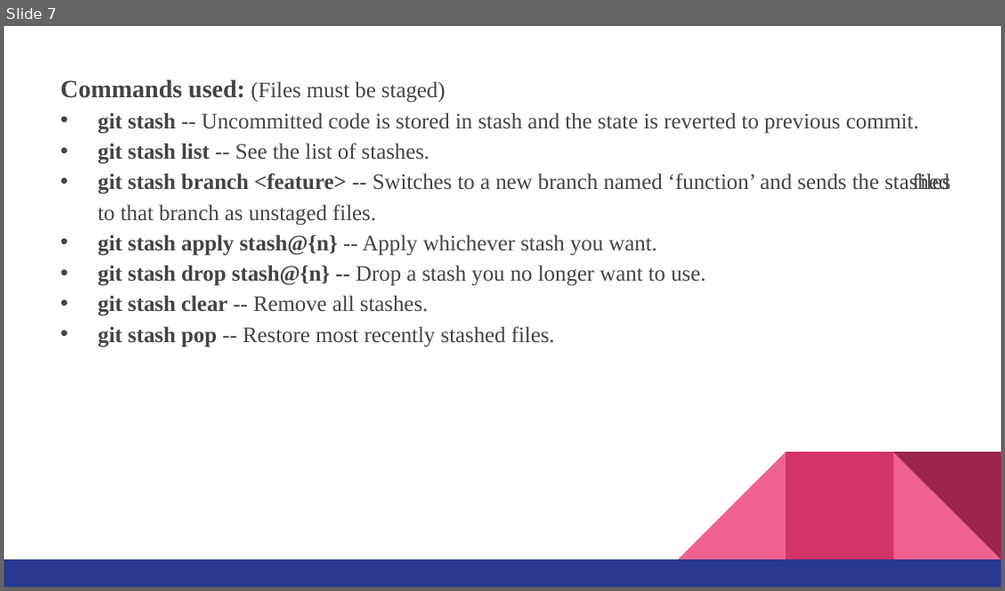
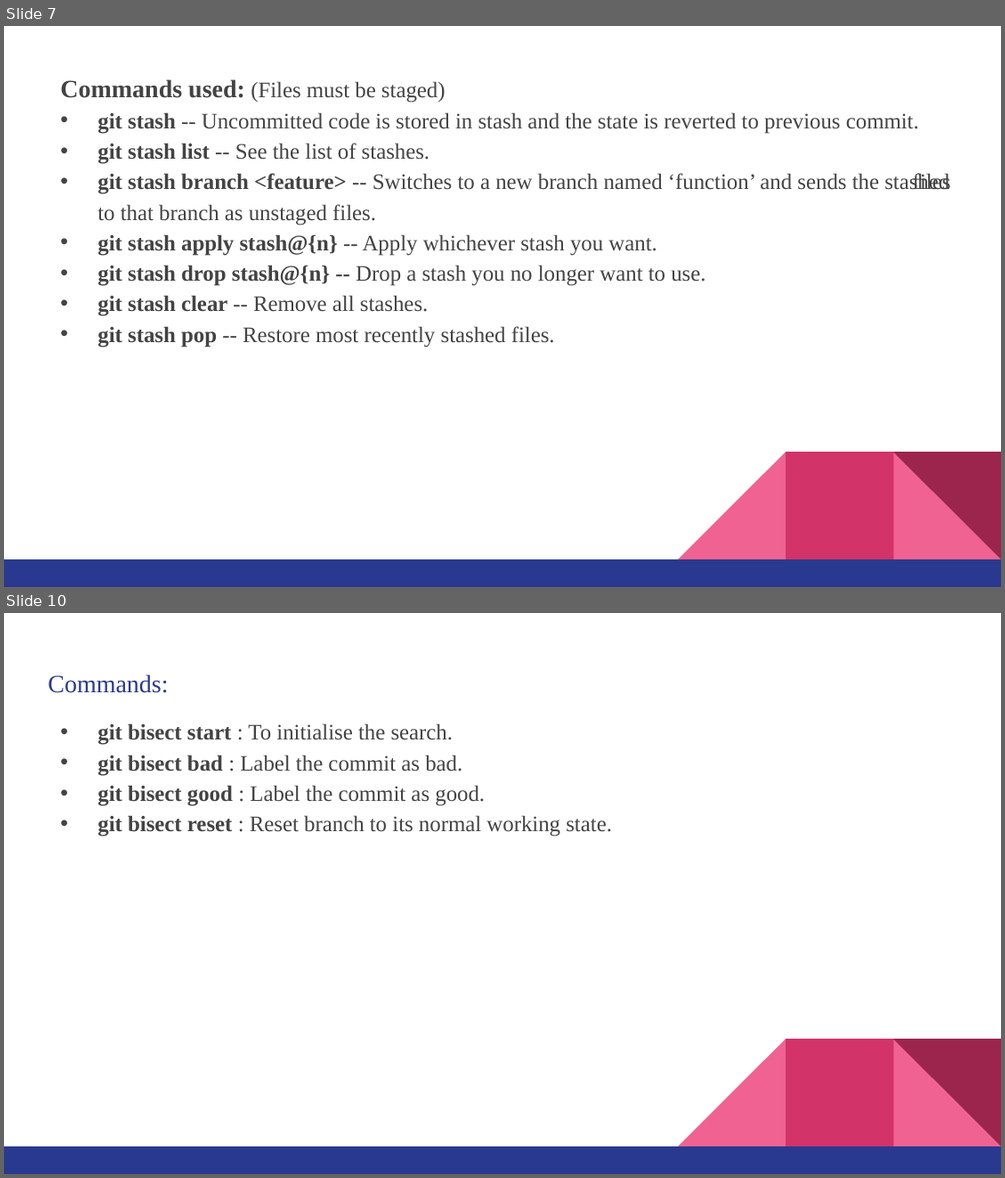
Before and after one commit to MrVaibhavChamp/Git-Advanced-Features, a slide deck: KOSS ppt.pptx. Shown one above the other, each under a label of ours: slide 7 before the commit, slides 7 and 10 after it; the slides between them are not shown. The pictures are 1005x591 and 1005x1178 pixels, drawn with LibreOffice and Linux fonts; fonts in the diff are those of the drawing. Boxes give left, top, right and bottom in pixels: in the first picture for what was removed or moved away, otherwise in the second. Text is boxed around its words. In the diff, an @@ line names an element or a change of style, - is before the commit and + after.

```diff
--- a/KOSS ppt.pptx
+++ b/KOSS ppt.pptx
@@ slide 10 added at (4,613,1001,1174), background #FFFFFF; not listed: 5 template elements that a slide beside it also shows @@
@@ title added at (48,674,168,693), 18 pt, text #2A3990 @@
+Commands:
@@ text added at (97,723,612,836), 16 pt, text #434343 @@
+• git bisect start : To initialise the search.
+• git bisect bad : Label the commit as bad.
+• git bisect good : Label the commit as good.
+• git bisect reset : Reset branch to its normal working state.
```
Also in this commit, not shown: 4 slides changed, 2 other slides added.
